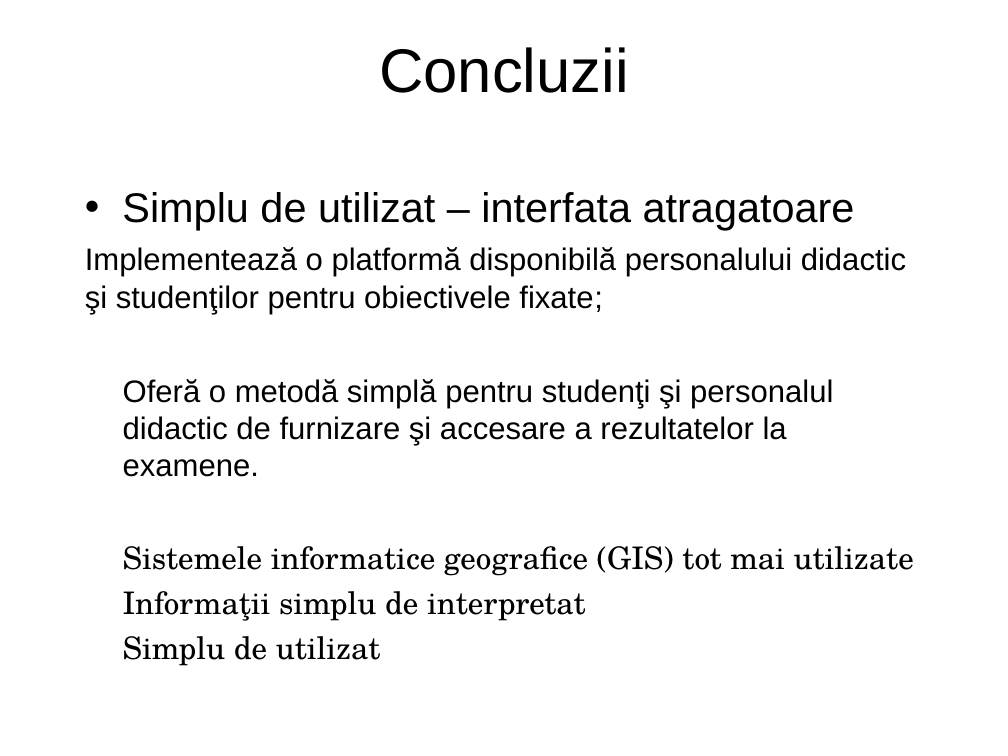
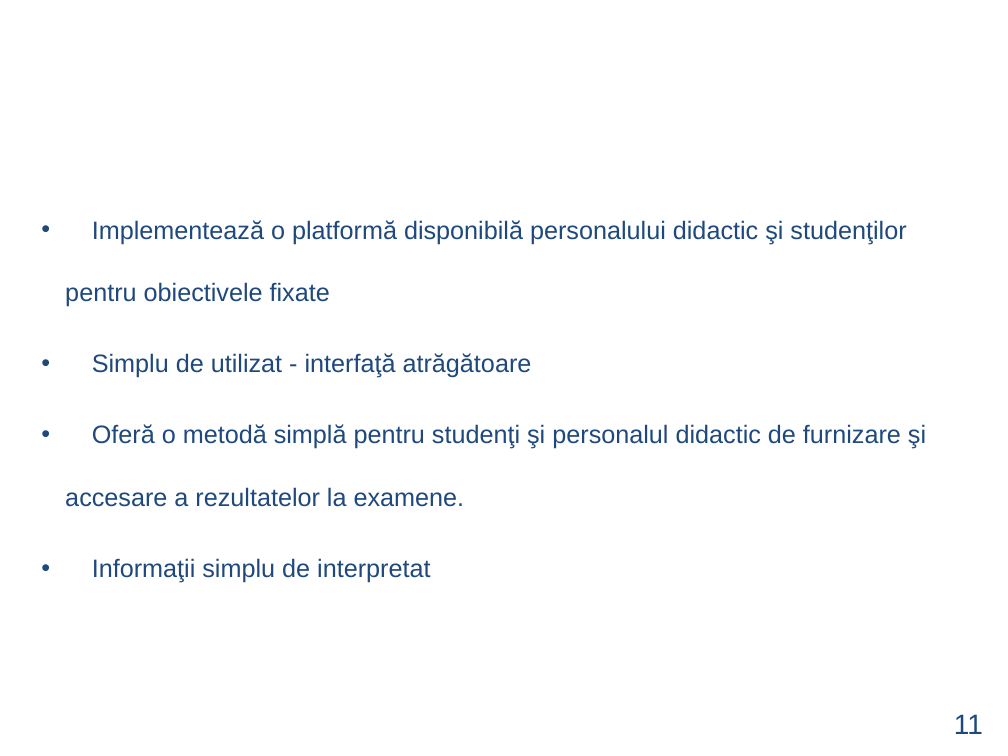
Before and after one commit to LucaAndrei/TeachMe-Online, a slide deck: slide 11 of documentatie/Prezentare Powerpoint/Prezentare Licenta Luca Andrei.ppt (slide 10 before the commit). Drawn at 1008x756 pixels with LibreOffice and Linux fonts; fonts in the diff are those of the drawing; background and template pictures are left out. Boxes give left, top, right and bottom in pixels: in the first picture for what was removed or moved away, otherwise in the second. Text is boxed around its words. In the diff, an @@ line names an element or a change of style, - is before the commit and + after.

```diff
--- a/documentatie/Prezentare Powerpoint/Prezentare Licenta Luca Andrei.ppt
+++ b/documentatie/Prezentare Powerpoint/Prezentare Licenta Luca Andrei.ppt
@@ text "Concluzii" at [50, 5, 958, 131]: text colour #000000 to #FFFFFF @@
@@ text "Implementează o platformă disponibilă personalului ...": place and size @@
-text "Implementează o platformă disponibilă personalului ..." at [85, 192, 914, 666]
+text "Implementează o platformă disponibilă personalului ..." at [65, 220, 926, 583]
@@ text at [65, 220, 906, 378]: text changed; size 22.2 to 18 pt; text colour #000000 to #1F497D @@
-• Simplu de utilizat – interfata atragatoare
-Implementează o platformă disponibilă personalului didactic şi studenţilor pentru obiectivele fixate;
+• Implementează o platformă disponibilă personalului didactic şi studenţilor pentru obiectivele fixate
+• Simplu de utilizat - interfaţă atrăgătoare
@@ text at [65, 424, 926, 583]: size 22.2 to 18 pt, text colour #000000 to #1F497D in "Oferă o metodă simplă pentru studenţi şi ...", "Informaţii simplu de interpretat"; font TeX Gyre Schola to Arial in "Informaţii simplu de interpretat"; bullet none to •; line spacing 1 to 44.7pt; less space between paragraphs; line spacing 0.9 to 44.7pt @@
@@ text at [123, 546, 914, 576]: paragraph removed @@
-Sistemele informatice geografice (GIS) tot mai utilizate
@@ text at [123, 636, 381, 666]: paragraph removed @@
-Simplu de utilizat
@@ text added at [954, 714, 983, 734], 20 pt, text #1F497D @@
+11
```
Also in this commit, not shown: 4 other slides changed, 6 slides added, 5 slides removed, 17 other files.
